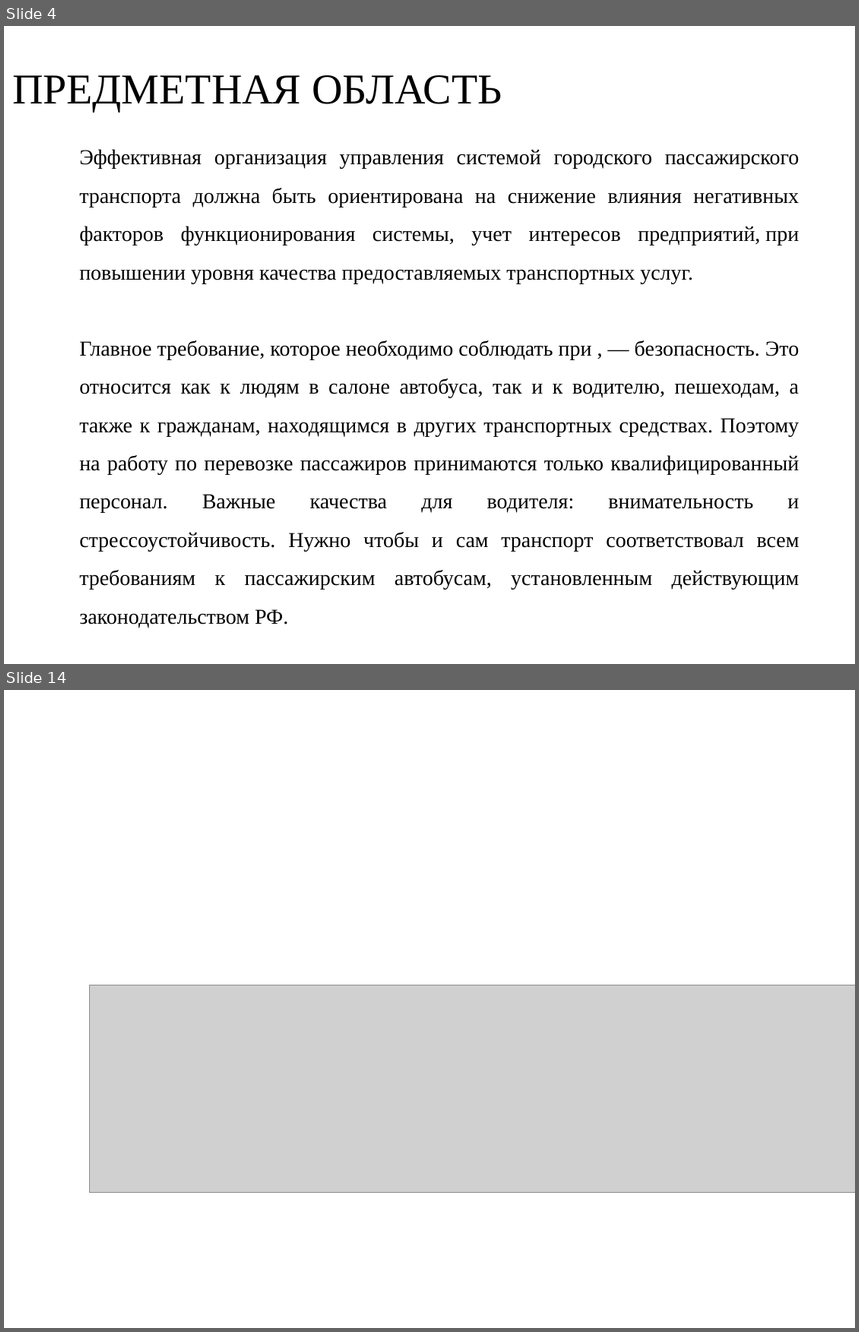
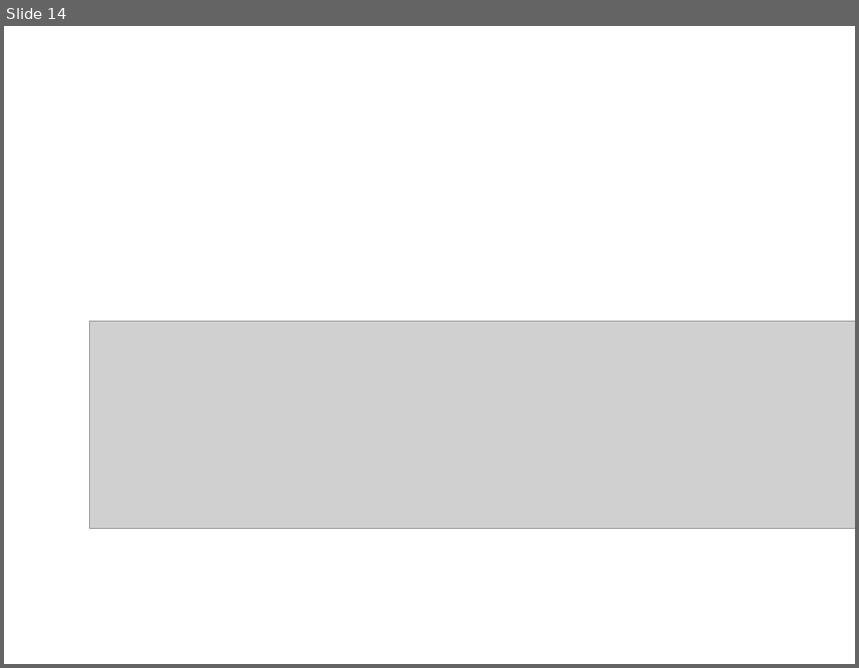
Before and after one commit to RAdKuzur/ASTU, a slide deck: зимняя практика 2023-24/Курсовая презентация Мамлеева.odp. Shown one above the other, each under a label of ours: slides 4 and 14 before the commit, slide 14 after it; the slides between them are not shown. The pictures are 859x1332 and 859x668 pixels, drawn with LibreOffice and Linux fonts; fonts in the diff are those of the drawing; grey boxes stand for pictures; background and template pictures are left out. Boxes give left, top, right and bottom in pixels: in the first picture for what was removed or moved away, otherwise in the second. Text is boxed around its words. In the diff, an @@ line names an element or a change of style, - is before the commit and + after.

```diff
--- a/зимняя практика 2023-24/Курсовая презентация Мамлеева.odp
+++ b/зимняя практика 2023-24/Курсовая презентация Мамлеева.odp
@@ slide 4 removed at <box>4,26,855,664</box>, background picture (left out) @@
@@ text removed at <box>12,75,502,111</box> @@
-ПРЕДМЕТНАЯ ОБЛАСТЬ
@@ text removed at <box>79,149,800,590</box> @@
-Эффективная организация управления системой городского пассажирского транспорта должна быть ориентирована на снижение влияния негативных факторов функционирования системы, учет интересов предприятий, при повышении уровня качества предоставляемых транспортных услуг.
-Главное требование, которое необходимо соблюдать при , — безопасность. Это относится как к людям в салоне автобуса, так и к водителю, пешеходам, а также к гражданам, находящимся в других транспортных средствах. Поэтому на работу по перевозке пассажиров принимаются только квалифицированный персонал. Важные качества для водителя: внимательность и стрессоустойчивость. Нужно чтобы и сам транспорт соответствовал всем требованиям к пассажирским автобусам, установленным действующим законодательством РФ.
```
Also in this commit, not shown: 5 slides changed, 7 slides added, 6 other slides removed.
